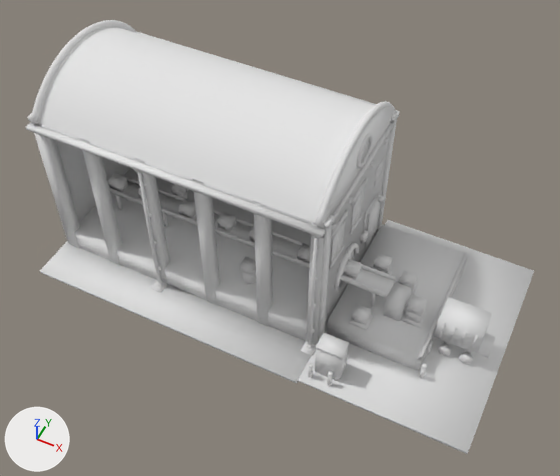
An edit to the glTF model price-of-everything-0.1/assets/supply_chain_3d/assembly_plant_lvl1_contour.glb, drawn before and after from the same camera.
Both versions are drawn from a 50 mm camera at (0.376, -0.78, 1.06) aimed at (0.009, -0.047, 0.143). Every picture has the same lights, and +X, +Y and +Z are marked at lower left. The older version comes first. Vertices at exactly the same position are counted once.

In view in the first picture: 'assembly_plant_contour'.
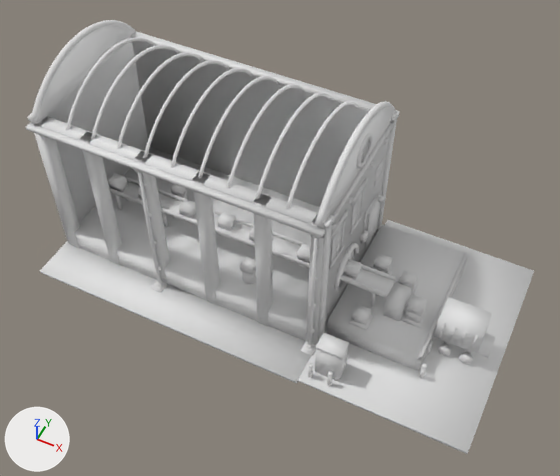
What differs and where, as boxes (x1, y1, x2, y2) in the pictures (560 x 476 px):
part 1 of me_assembly_plant_contour, deleted
    before: (39, 28, 375, 223)

Diff of the bpy script that builds the scene:
```diff
--- a/price-of-everything-0.1/assets/supply_chain_3d/assembly_plant_lvl1_contour.glb.py
+++ b/price-of-everything-0.1/assets/supply_chain_3d/assembly_plant_lvl1_contour.glb.py
@@ me_assembly_plant_contour @@
 # used by ob_assembly_plant_contour; location = (0.0, 0.0, 0.0)
-me_assembly_plant_contour.from_pydata(...)  # 4551 vertices, 8100 faces; spans x -0.388..0.388, y -0.194..0.194, z 0.0..0.369
+me_assembly_plant_contour.from_pydata(...)  # 4217 vertices, 7516 faces; spans x -0.388..0.388, y -0.194..0.194, z 0.0..0.369
+# me_assembly_plant_contour part 1: the loose piece of 270 vertices spanning x -0.365..0.1, y -0.119..0.143, z 0.291..0.358 is deleted
+# other edits to the shape of me_assembly_plant_contour do not show in these pictures
 me_assembly_plant_contour.materials.append(mat_paint)
```
